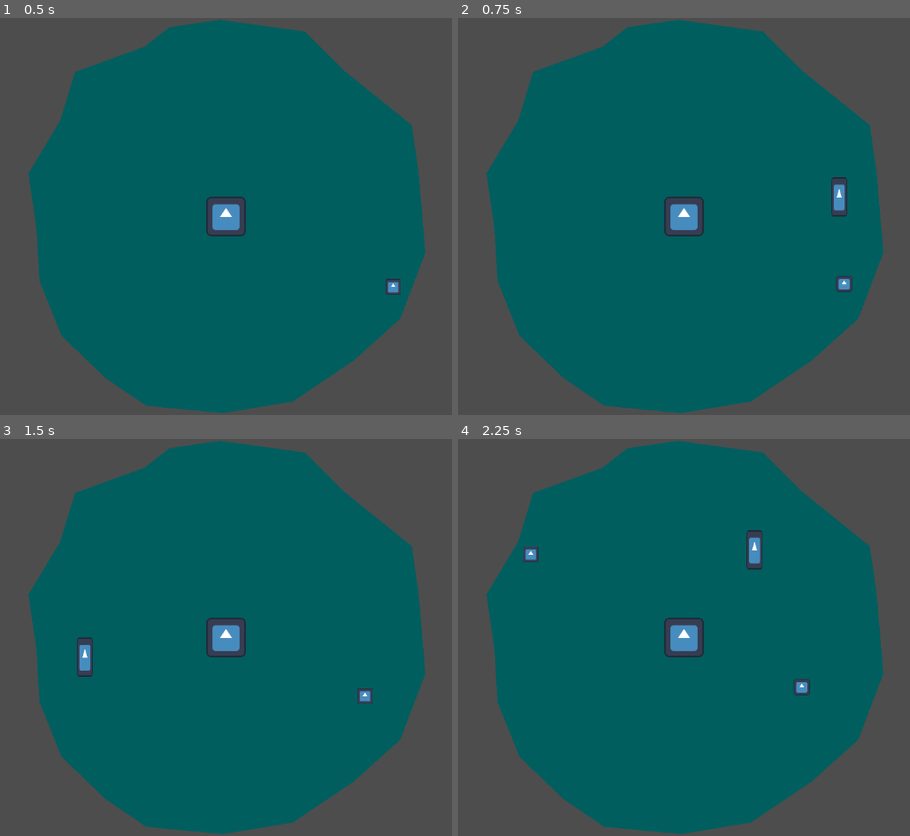
Above: before the commit, frames 1-4 (two rows, left to right).
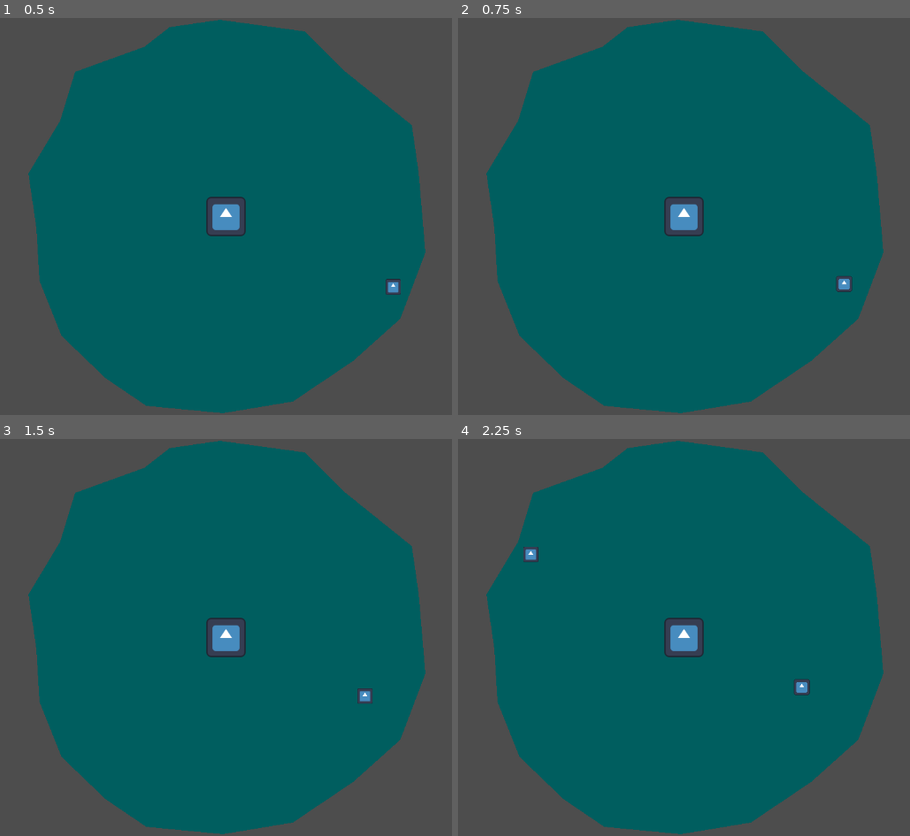
Above: after the commit, the same moments.

Repository: alifeee/loop
Game: Godot game, scene res://scenes/main.tscn
Same seed, same stepped clock (60 frames per second), same inputs: the game is played once before the commit and once after it. The engine's default icon, where the game draws it, is replaced by a stand-in: a white triangle on a blue panel in a dark square.
Inputs (mouse positions are in pixels of both pictures, inside the frame that each line leads up to):
- Up to frame 1 (0.5 s): no input
- Up to frame 2 (0.75 s): tap Enter at 0.5 s; move the mouse to (837, 196) at 0.52 s; click (837, 196) at 0.67 s
- Up to frame 3 (1.5 s): move the mouse to (85, 657) at 1.27 s; click (85, 657) at 1.42 s
- Up to frame 4 (2.25 s): move the mouse to (756, 550) at 2.02 s; click (756, 550) at 2.17 s

Frame 1 is identical in both runs. In frame 2, 0.3% of the frame differs, in the area x 82-87%, y 40-51%; in frame 3, 0.3%; in frame 4, 0.3%, in the area x 63-68%, y 22-33%.

Commit message:
refectored mouse loop things

Diff:
--- a/scripts/player.gd
+++ b/scripts/player.gd
@@ -13,15 +13,24 @@
 
 func add_mouse_position(v2: Vector2):
 	mouse_positions.append(v2)
-	var loop: Sprite2D = packed_loop_segment.instantiate()
-	loop.position = v2
-	loop_segments.append(loop)
-	add_child(loop)
+
+	if len(mouse_positions) > 2:
+		var pos1 = mouse_positions[-1]
+		var pos2 = mouse_positions[-2]
+		var dist = pos1.distance_to(pos2)
+		var midpoint = pos1.move_toward(pos2, dist / 2)
+
+		var loop: Sprite2D = packed_loop_segment.instantiate()
+		loop.position = midpoint
+		loop_segments.append(loop)
+		add_child(loop)
 
 func _input(event):
 	# start looping!
 	if event is InputEventMouseButton and event.is_pressed():
 		is_held = true
+
+
 	# stop looping!
 	if event is InputEventMouseButton and event.is_released():
 		is_held = false
@@ -29,18 +38,20 @@
 		var tot_vector = Vector2(0,0)
 		for pos in mouse_positions:
 			tot_vector = tot_vector + pos
-		var avg_vector = Vector2(
-			tot_vector.x / len(mouse_positions),
-			tot_vector.y / len(mouse_positions)
-		)
+
+		var avg_vector = tot_vector / len(mouse_positions)
 		mouse_positions = []
+
 		# move loop and trigger actions
 		loop1.position = avg_vector
 		loop1.do_punch_and_disappear()
+
 		# delete sprite segments
 		for loop_segment in loop_segments:
 			loop_segment.queue_free()
 		loop_segments = []
+
+
 	# continue looping !
 	if is_held:
 		# calculate distance difference (refactor this)
